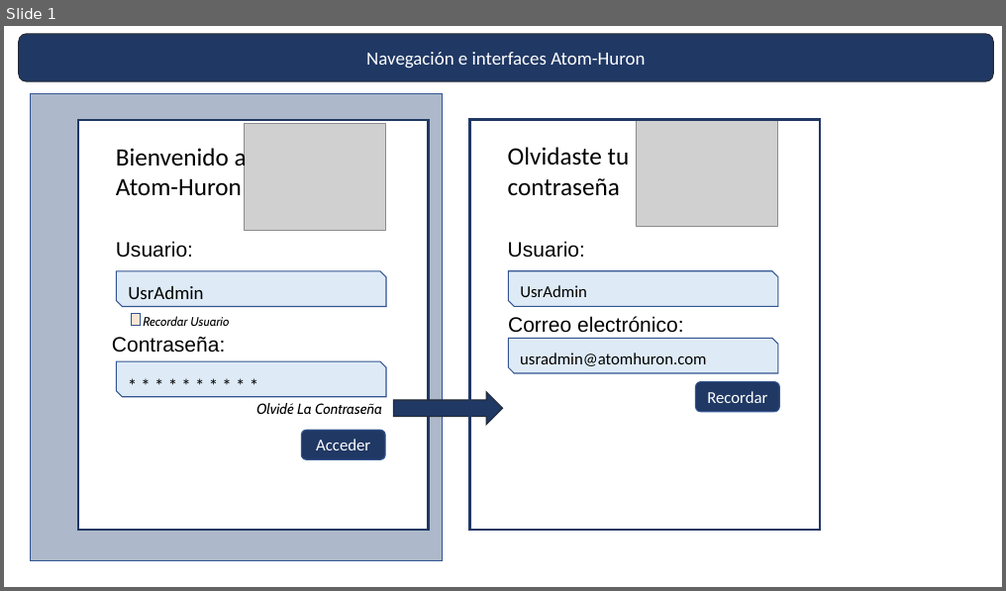
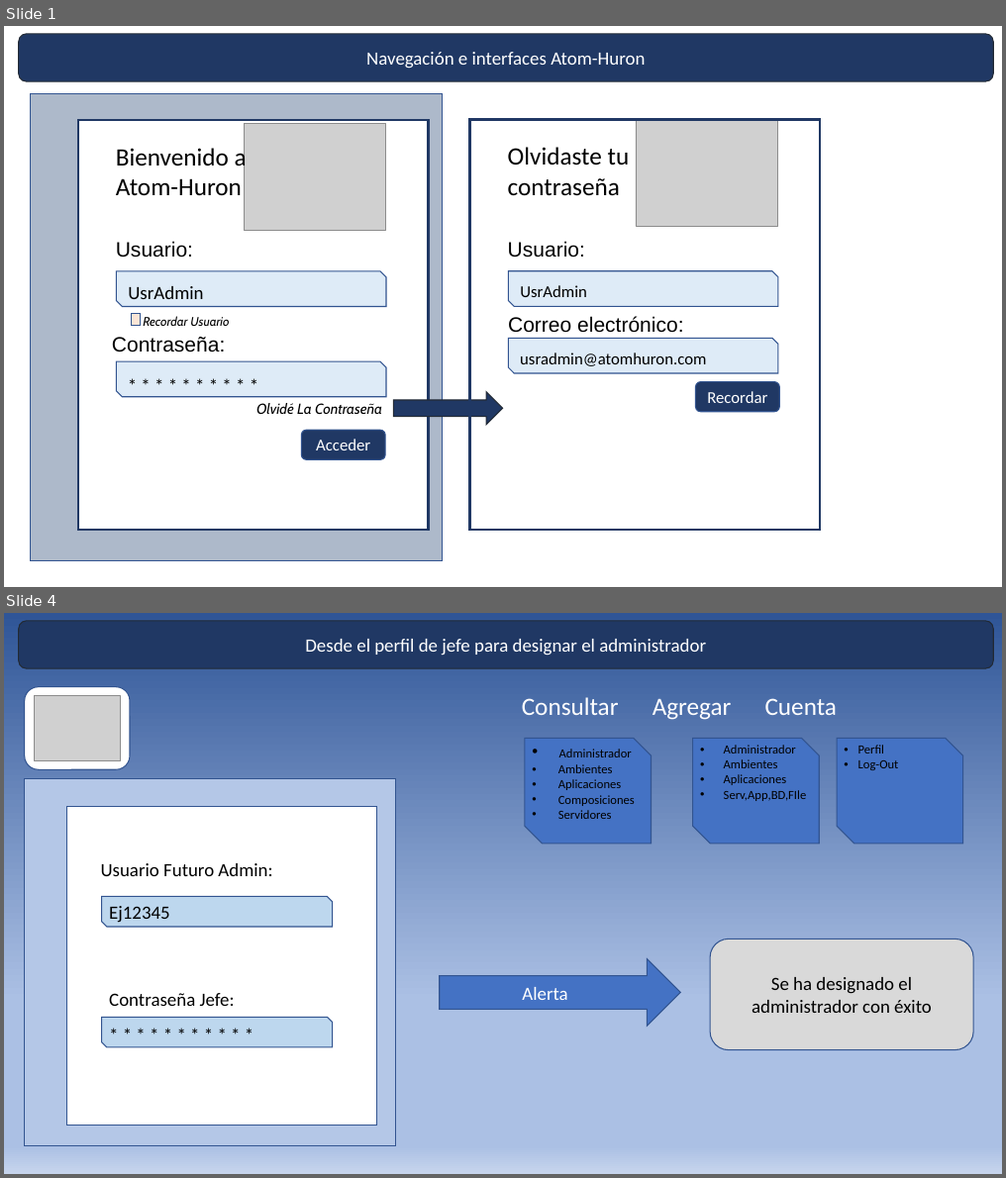
Before and after one commit to FerneyToledo/CMDB-Proyecto-Ciclo3, a slide deck: Documentación/Sprint 1/Navegación entre interfases e Interfases gráficas de usuario.pptx. Shown one above the other, each under a label of ours: slide 1 before the commit, slides 1 and 4 after it; the slides between them are not shown. The pictures are 1006x591 and 1006x1178 pixels, drawn with LibreOffice and Linux fonts; fonts in the diff are those of the drawing; grey boxes stand for pictures. Boxes give left, top, right and bottom in pixels: in the first picture for what was removed or moved away, otherwise in the second. Text is boxed around its words. In the diff, an @@ line names an element or a change of style, - is before the commit and + after.

```diff
--- a/Documentación/Sprint 1/Navegación entre interfases e Interfases gráficas de usuario.pptx
+++ b/Documentación/Sprint 1/Navegación entre interfases e Interfases gráficas de usuario.pptx
@@ slide 4 added at [4,613,1002,1174], background gradient #2F5597 to #ABC0E4 to #C7D5ED @@
@@ rounded rectangle added at [19,621,994,668], fill #203864, outline #222A35 1 pt, 18 pt, text #FFFFFF @@
+Desde el perfil de jefe para designar el administrador
@@ rounded rectangle added at [24,687,130,770], fill #FFFFFF, outline #325491 1 pt @@
@@ picture added at [34,696,120,761] @@
@@ text added at [522,697,837,720], 24 pt, text #FFFFFF @@
+Consultar Agregar Cuenta
@@ snip diag rect added at [525,738,651,844], fill #4472C4, outline #325491 1 pt @@
@@ text added at [558,749,635,819], 12 pt, text #000000 @@
+• Administrador
+• Ambientes
+• Aplicaciones
+• Composiciones
+• Servidores
@@ snip diag rect added at [693,738,819,844], fill #4472C4, outline #325491 1 pt @@
@@ text added at [724,745,807,801], 12 pt, text #000000 @@
+• Administrador
+• Ambientes
+• Aplicaciones
+• Serv,App,BD,FIle
@@ snip diag rect added at [837,738,963,844], fill #4472C4, outline #325491 1 pt @@
@@ text added at [858,745,899,770], 12 pt, text #000000 @@
+• Perfil
+• Log-Out
@@ rectangle added at [24,778,395,1146], fill #B4C7E7, outline #325491 1 pt @@
@@ rectangle added at [67,806,377,1126], fill #FFFFFF, outline #325491 1 pt @@
@@ text added at [101,863,272,876], 18 pt, text #000000 @@
+Usuario Futuro Admin:
@@ snip diag rect added at [102,897,333,927], fill #BDD7EE, outline #325491 1 pt @@
@@ text added at [109,906,170,923], 18 pt, text #000000 @@
+Ej12345
@@ right arrow added at [440,959,681,1026], fill #4472C4, outline #325491 1 pt @@
@@ rounded rectangle added at [710,940,973,1051], fill #D9D9D9, outline #325491 1 pt, 18 pt, text #000000 @@
+Se ha designado el administrador con éxito
@@ text added at [109,993,235,1006], 18 pt, text #000000 @@
+Contraseña Jefe:
@@ text added at [522,987,567,1000], 18 pt, text #FFFFFF @@
+Alerta
@@ snip diag rect added at [102,1017,333,1048], fill #BDD7EE, outline #325491 1 pt @@
@@ text added at [102,1020,333,1051], 18 pt, text #000000 @@
+* * * * * * * * * * *
```
Also in this commit, not shown: 2 other slides added, 1 slide removed.
